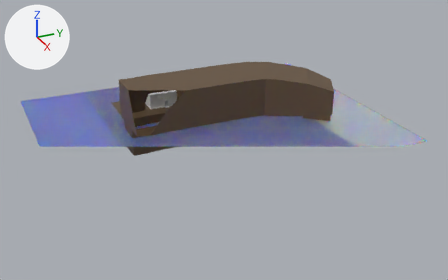
Before and after pictures for a commit that changed the Blender file Assets/Models/Tavern/Tavern_base.blend.
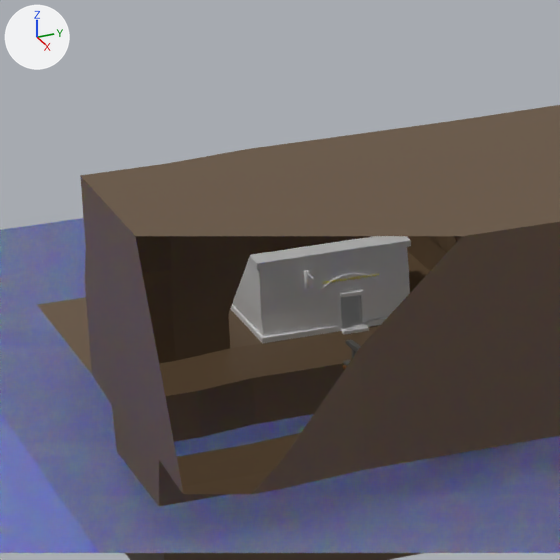
Each version is shown whole from a camera (50 mm lens) standing at (54.99, -18.1, 22.13) and looking at (5.66, 4.1, -2.54), then close up on the part from 23% to 45% of the width and 17% to 53% of the height. Arrows for +X, +Y and +Z are at upper left; the lights stay in place. Everything nearer to the camera than a plane just in front of the edit is cut away.
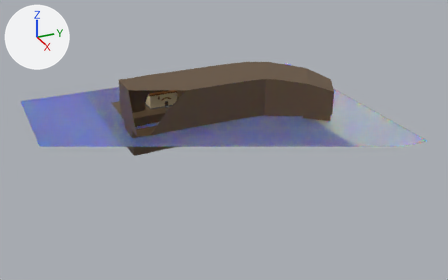
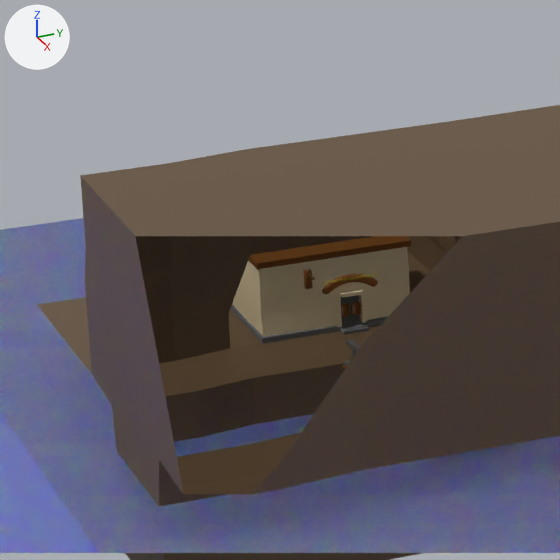
Edits to the bpy script that builds the scene:
```text
Change mat_room:
    mat_room.base_color: (0.8, 0.8, 0.8) -> (0.8, 0.664, 0.425)  # white #e7e7e7 -> beige #e7d5ae
Add mat_woodenpanel:
    mat_woodenpanel = principled_material('WoodenPanel')
    mat_woodenpanel.base_color = (0.288, 0.116, 0.0333)  # brown #926033
    mat_woodenpanel.roughness = 1.0
    mat_woodenpanel.specular_ior_level = 0.0
Add mat_stonebase:
    mat_stonebase = principled_material('stonebase')
    mat_stonebase.base_color = (0.168, 0.168, 0.168)  # grey #727272
    mat_stonebase.roughness = 1.0
    mat_stonebase.specular_ior_level = 0.0
Change me_cube_012:
    where me_cube_012.from_pydata(...)  # 60 vertices, 58 faces; spans x -1.0..1.13, y -1.0..1.0, z -1.0..1.0
    add me_cube_012.materials.append(mat_stonebase)  # grey #727272
Change me_cube_014:
    where me_cube_014.from_pydata(...)  # 8 vertices, 6 faces; spans x -1.0..1.0, y -1.0..1.0, z -1.0..1.0
    add me_cube_014.materials.append(mat_wood)  # brown #75491f
Change me_circle:
    where me_circle.from_pydata(...)  # 36 vertices, 34 faces; spans x 0.156..0.383, y -0.359..0.359, z 0.034..0.111
    add me_circle.materials.append(mat_woodenpanel)  # brown #926033
Add me_cube_017:
    me_cube_017.from_pydata(...)  # 1278 vertices, 1276 faces; spans x 0.42..0.76, y -1.54..-0.11, z 0.95..2.69
    me_cube_017.polygons.foreach_set('use_smooth', [True] * 1276)
    me_cube_017.materials.append(mat_wood)  # brown #75491f
Change ob_circle:
    ob_circle.location: (1.21, 0.0, 0.35) -> (1.22, 0.0, 0.32)
    ob_circle.scale: (1.48, 1.48, 1.48) -> (1.56, 1.56, 1.56)
Add ob_cube_005:
    ob_cube_005 = bpy.data.objects.new('Cube.005', me_cube_017)
    ob_cube_005.location = (1.02, 0.0, 0.0)
    ob_cube_005.scale = (0.139, 0.139, 0.139)
    _m = ob_cube_005.modifiers.new('Mirror', 'MIRROR')
    _m.use_axis = (False, True, False)
```

Location of each change, (x1, y1, x2, y2) in pixels of the close-ups (560 x 560 px):
'Room', recoloured (grey to brown)
    both: (232, 247, 410, 336)
'Cube.002', recoloured (grey to brown)
    both: (248, 236, 411, 269)
'Cube', recoloured
    both: (230, 295, 388, 344)
'Circle', recoloured, moved, rescaled (grey to brown, 8% shorter)
    before: (321, 273, 380, 296)
    after: (322, 274, 378, 295)
'Cube.005', added
    after: (341, 302, 362, 317)
